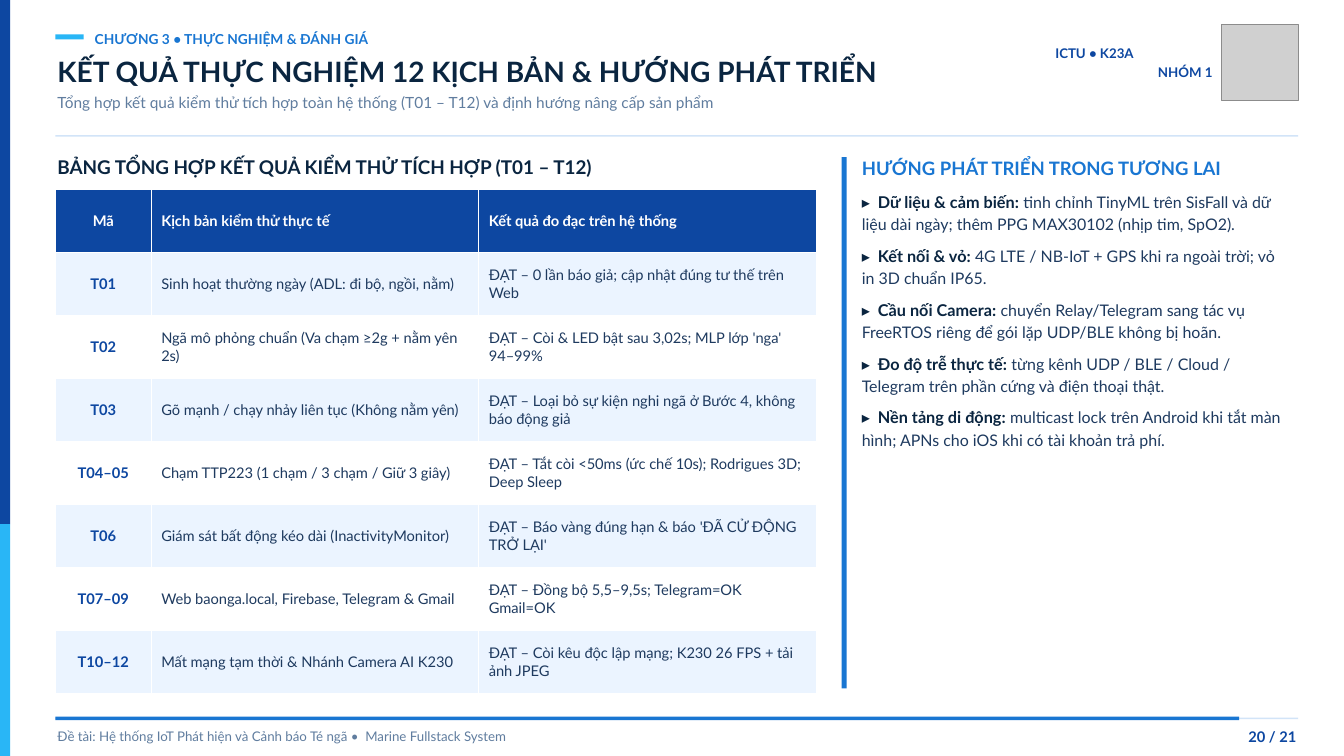
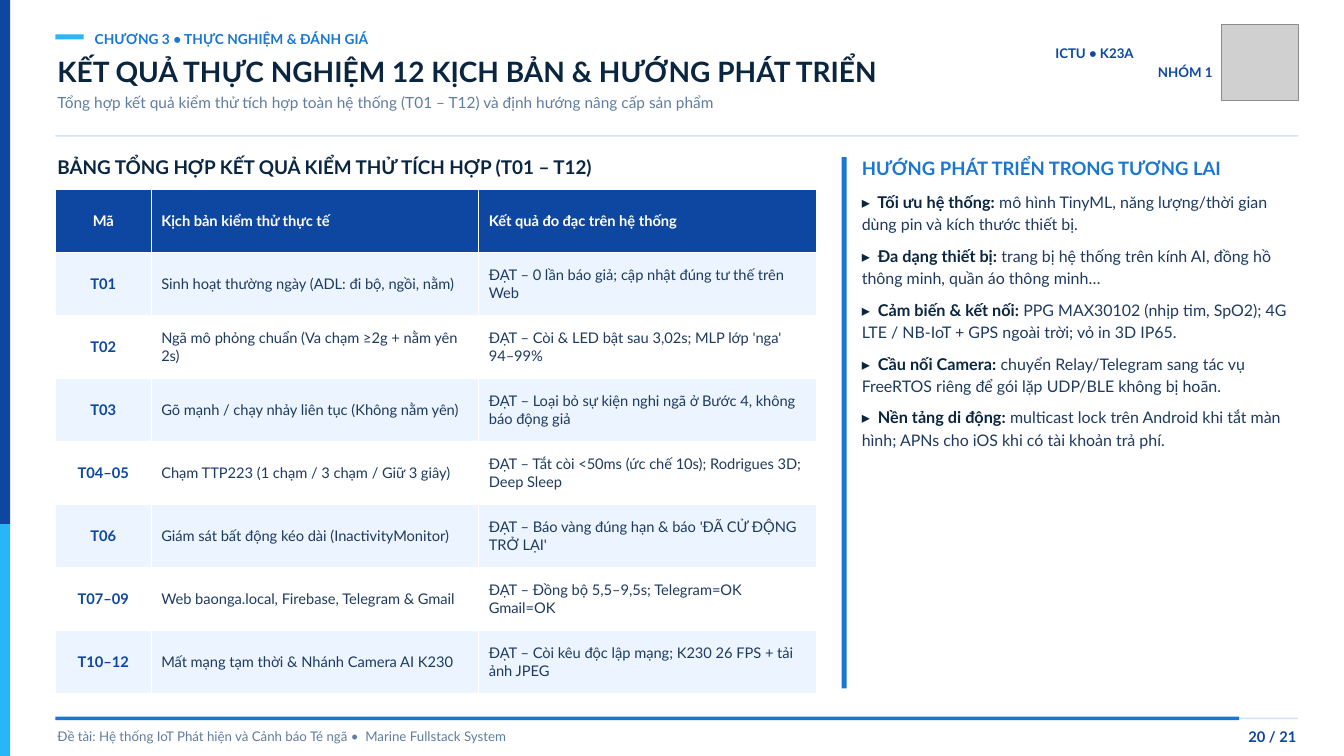
Before and after one commit to twhunq/Fall-Detect, a slide deck: slide 20 of docs/reports/Slide_Thuyet_Trinh_Nhom_1.pptx. Drawn at 1344x756 pixels with LibreOffice and Linux fonts; fonts in the diff are those of the drawing; grey boxes stand for pictures. Boxes give left, top, right and bottom in pixels: in the first picture for what was removed or moved away, otherwise in the second. Text is boxed around its words. In the diff, an @@ line names an element or a change of style, - is before the commit and + after.

```diff
--- a/docs/reports/Slide_Thuyet_Trinh_Nhom_1.pptx
+++ b/docs/reports/Slide_Thuyet_Trinh_Nhom_1.pptx
@@ text at box(862, 195, 1287, 341): text changed @@
-▸ Dữ liệu & cảm biến: tinh chỉnh TinyML trên SisFall và dữ liệu dài ngày; thêm PPG MAX30102 (nhịp tim, SpO2).
-▸ Kết nối & vỏ: 4G LTE / NB-IoT + GPS khi ra ngoài trời; vỏ in 3D chuẩn IP65.
+▸ Tối ưu hệ thống: mô hình TinyML, năng lượng/thời gian dùng pin và kích thước thiết bị.
+▸ Đa dạng thiết bị: trang bị hệ thống trên kính AI, đồng hồ thông minh, quần áo thông minh…
+▸ Cảm biến & kết nối: PPG MAX30102 (nhịp tim, SpO2); 4G LTE / NB-IoT + GPS ngoài trời; vỏ in 3D IP65.
@@ text at box(862, 355, 1219, 395): paragraph removed @@
-▸ Đo độ trễ thực tế: từng kênh UDP / BLE / Cloud / Telegram trên phần cứng và điện thoại thật.
```
Also in this commit, not shown: 6 other slides changed, 8 other files.
